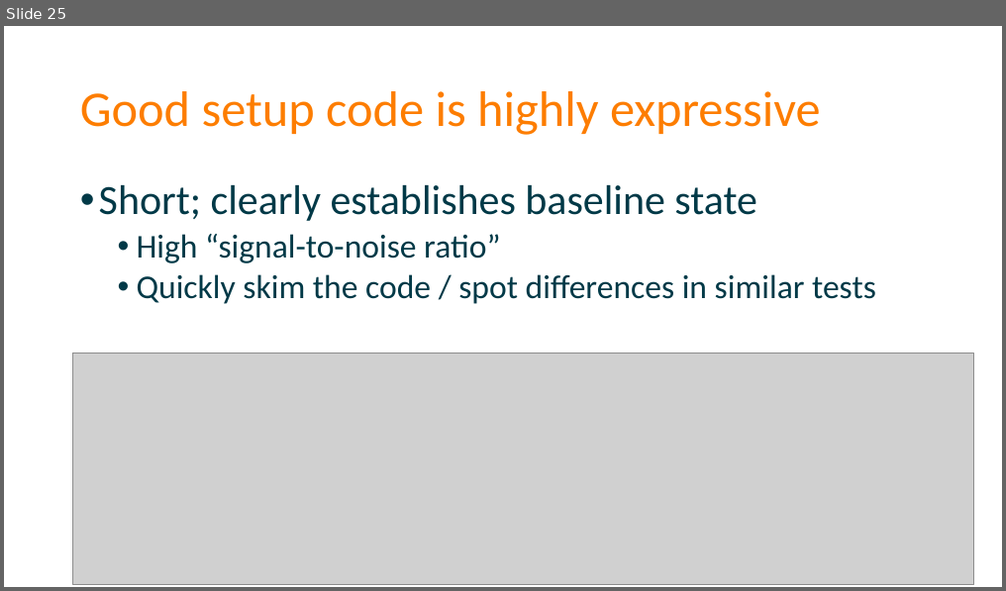
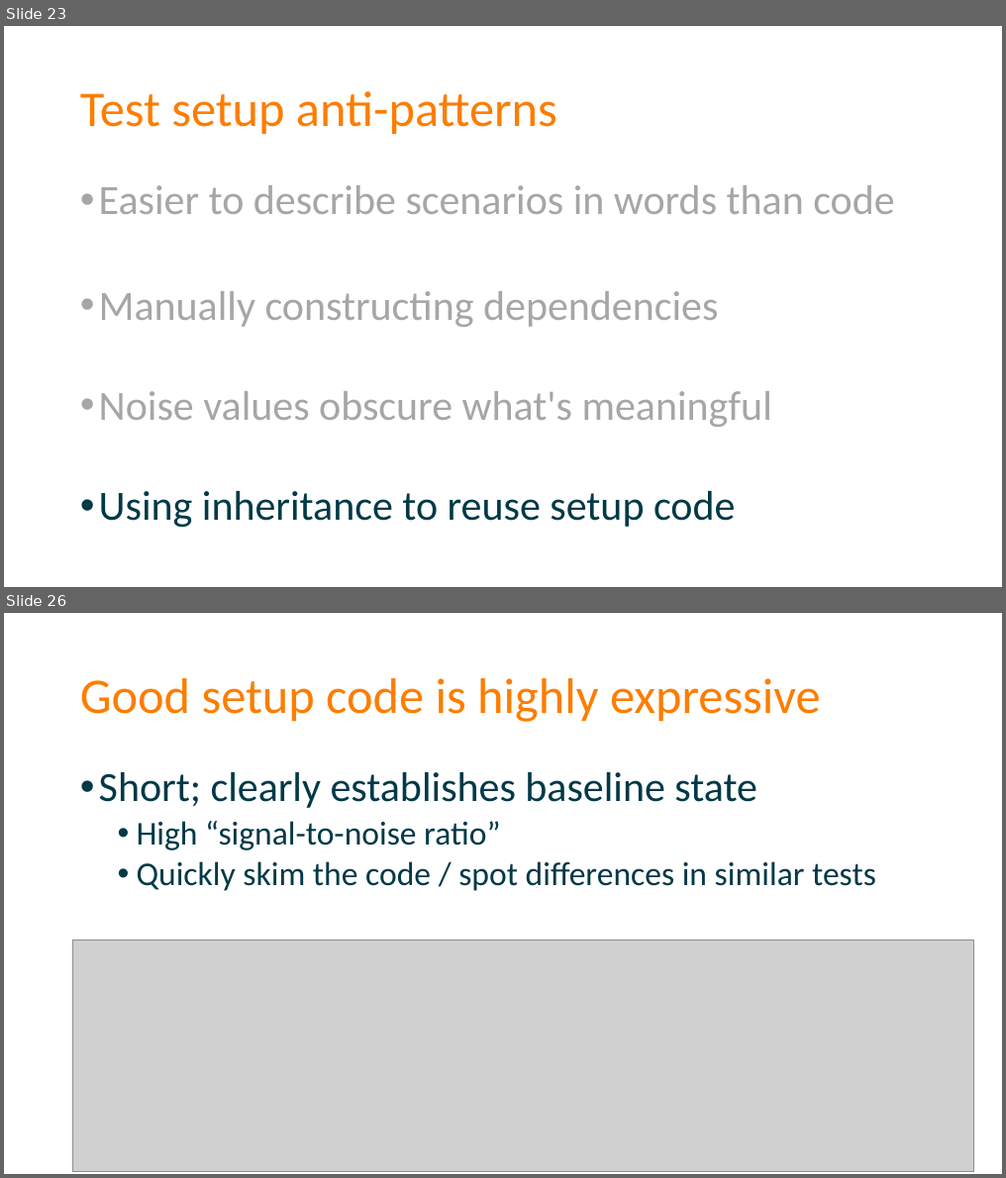
Before and after one commit to spetryjohnson/Talk-Patterns_of_Effective_Test_Setup, a slide deck: POETS - CodeMash 2017.pptx. Shown one above the other, each under a label of ours: slide 25 before the commit, slides 23 and 26 after it; the slides between them are not shown. The pictures are 1006x591 and 1006x1178 pixels, drawn with LibreOffice and Linux fonts; fonts in the diff are those of the drawing; grey boxes stand for pictures. Boxes give left, top, right and bottom in pixels: in the first picture for what was removed or moved away, otherwise in the second. Text is boxed around its words. In the diff, an @@ line names an element or a change of style, - is before the commit and + after.

```diff
--- a/POETS - CodeMash 2017.pptx
+++ b/POETS - CodeMash 2017.pptx
@@ slide 23 added at <box>4,26,1002,587</box>, background #FFFFFF @@
@@ title added at <box>80,91,557,134</box>, 48 pt, text #FD7D00 @@
+Test setup anti-patterns
@@ text added at <box>99,185,894,528</box>, 40 pt, text #A6A6A6 @@
+• Easier to describe scenarios in words than code
+• Manually constructing dependencies
+• Noise values obscure what's meaningful
+• Using inheritance to reuse setup code
@@ what was slide 25 is now slide 26 @@
```
Also in this commit, not shown: 9 slides changed, 6 other slides added, 6 slides removed, 2 other files.
